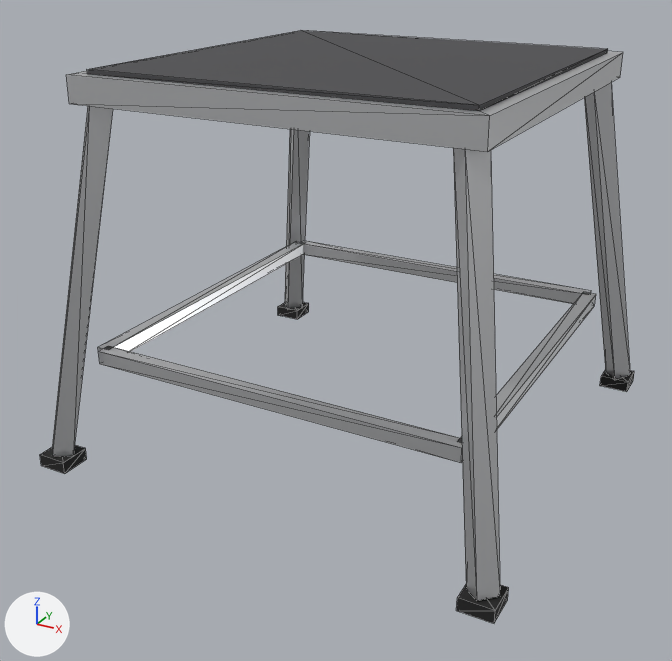
An edit to the glTF model apps/desktop/src/view3d/assets/pit/podium-stand-2ft-low.glb, drawn before and after from the same camera.
Camera for both pictures: a 50 mm camera at (0.648, -1.273, 0.795) aimed at (-0.016, -0.065, 0.191). Arrows for +X, +Y and +Z are at lower left; the lights stay in place. The older version comes first. Mesh edges are drawn as thin lines. Where no turn or scale is listed for an object, it has been applied to the vertices. Vertices at exactly the same position are counted once.

In view in the first picture: 'aluminum', 'rubber', 'tread'.
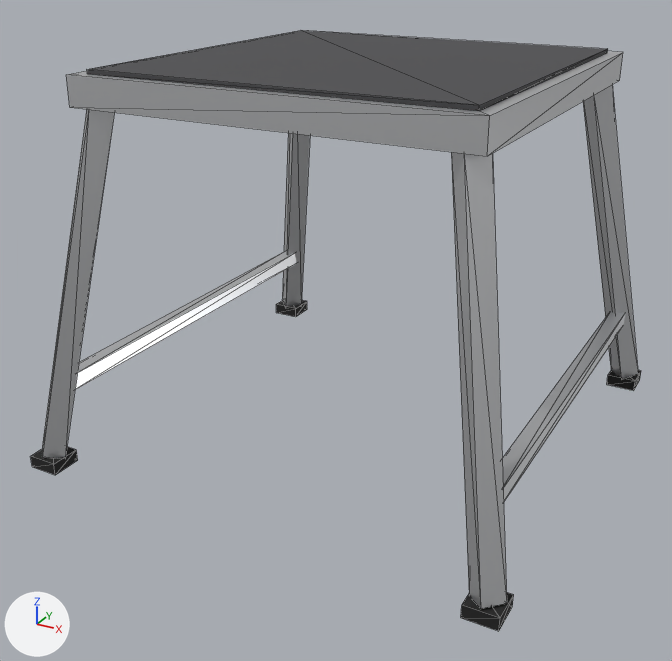
Pixel boxes [x1, y1, x2, y2] of what changed, in the pictures (672 x 661 px; the box of a moved part takes in the faces that stretch with it):
```json
{"object": "aluminum", "change": "reshaped", "before": [52, 51, 630, 601], "after": [42, 51, 638, 609]}
{"object": "rubber", "change": "reshaped", "before": [40, 302, 634, 623], "after": [30, 300, 641, 631]}
{"part": 1, "of": "me_aluminum", "change": "added", "after": [75, 251, 297, 389]}
{"part": 2, "of": "me_aluminum", "change": "added", "after": [502, 311, 625, 502]}
{"part": 3, "of": "me_aluminum", "change": "rebuilt", "before": [584, 83, 630, 378], "after": [583, 85, 638, 378], "on screen": "19% wider"}
{"part": 4, "of": "me_aluminum", "change": "rebuilt", "before": [52, 106, 113, 457], "after": [42, 109, 114, 458], "on screen": "18% wider"}
{"part": 5, "of": "me_aluminum", "change": "rebuilt", "before": [285, 129, 310, 308], "after": [282, 133, 310, 306], "on screen": "12% wider"}
{"part": 6, "of": "me_aluminum", "change": "rebuilt", "before": [453, 148, 500, 601], "after": [451, 152, 507, 609], "on screen": "19% wider"}
{"part": 7, "of": "me_aluminum", "change": "deleted", "before": [98, 241, 303, 353]}
{"part": 8, "of": "me_aluminum", "change": "deleted", "before": [98, 346, 462, 463]}
{"part": 9, "of": "me_aluminum", "change": "deleted", "before": [457, 292, 596, 442]}
{"part": 10, "of": "me_aluminum", "change": "deleted", "before": [300, 241, 591, 304]}
{"part": 11, "of": "me_aluminum", "change": "moved or reshaped", "before": [66, 52, 623, 152], "after": [66, 52, 623, 156]}
```

Edits to the scene script, one JSON object a line:
```json
{"block": "me_aluminum", "where": "# used by ob_aluminum; location = (0.0, 0.0, 0.0)"}
{"op": "remove", "block": "me_aluminum", "code": "me_aluminum.from_pydata(...)  # 72 vertices, 108 faces; spans x -0.377..0.377, y -0.377..0.377, z 0.017..0.604"}
{"op": "add", "block": "me_aluminum", "code": "me_aluminum.from_pydata(...)  # 56 vertices, 84 faces; spans x -0.389..0.389, y -0.389..0.389, z 0.016..0.604"}
{"block": "me_aluminum", "change": "me_aluminum part 1: a new loose piece, a box spanning x -0.357..-0.332, y -0.345..0.345, z 0.127..0.153, in mat_aluminum (light grey #dfe1e3)"}
{"block": "me_aluminum", "change": "me_aluminum part 2: a new loose piece, a box spanning x 0.332..0.357, y -0.345..0.345, z 0.127..0.153, in mat_aluminum (light grey #dfe1e3)"}
{"block": "me_aluminum", "change": "me_aluminum part 3: the loose piece of 8 vertices spanning x 0.252..0.377, y 0.252..0.377, z 0.017..0.568 is rebuilt with 8 vertices and now spans x 0.25..0.389, y 0.25..0.389, z 0.016..0.564"}
{"block": "me_aluminum", "change": "me_aluminum part 4: the loose piece of 8 vertices spanning x -0.377..-0.252, y -0.377..-0.252, z 0.017..0.568 is rebuilt with 8 vertices and now spans x -0.389..-0.25, y -0.389..-0.25, z 0.016..0.564"}
{"block": "me_aluminum", "change": "me_aluminum part 5: the loose piece of 8 vertices spanning x -0.377..-0.252, y 0.252..0.377, z 0.017..0.568 is rebuilt with 8 vertices and now spans x -0.389..-0.25, y 0.25..0.389, z 0.016..0.564"}
{"block": "me_aluminum", "change": "me_aluminum part 6: the loose piece of 8 vertices spanning x 0.252..0.377, y -0.377..-0.252, z 0.017..0.568 is rebuilt with 8 vertices and now spans x 0.25..0.389, y -0.389..-0.25, z 0.016..0.564"}
{"block": "me_aluminum", "change": "me_aluminum part 7: the loose piece of 8 vertices spanning x -0.309..-0.287, y -0.298..0.298, z 0.169..0.191 is deleted"}
{"block": "me_aluminum", "change": "me_aluminum part 8: the loose piece of 8 vertices spanning x -0.298..0.298, y -0.309..-0.287, z 0.169..0.191 is deleted"}
{"block": "me_aluminum", "change": "me_aluminum part 9: the loose piece of 8 vertices spanning x 0.287..0.309, y -0.298..0.298, z 0.169..0.191 is deleted"}
{"block": "me_aluminum", "change": "me_aluminum part 10: the loose piece of 8 vertices spanning x -0.298..0.298, y 0.287..0.309, z 0.169..0.191 is deleted"}
{"block": "me_aluminum", "change": "me_aluminum part 11: 4 vertices removed from x -0.305..0.305, y -0.305..0.305, z 0.565; 4 vertices added at x -0.305..0.305, y -0.305..0.305, z 0.56"}
{"block": "me_rubber", "where": "# used by ob_rubber; location = (0.0, 0.0, 0.0)"}
{"op": "remove", "block": "me_rubber", "code": "me_rubber.from_pydata(...)  # 32 vertices, 48 faces; spans x -0.38..0.38, y -0.38..0.38, z 0.0..0.02"}
{"op": "add", "block": "me_rubber", "code": "me_rubber.from_pydata(...)  # 32 vertices, 48 faces; spans x -0.39..0.39, y -0.39..0.39, z 0.0..0.02"}
{"block": "me_rubber", "change": "me_rubber part 12: the whole mesh is multiplied about its middle by the matrix ((1.028, 0.0, 0.0), (0.0, 1.028, 0.0), (0.0, 0.0, 1.0))"}
```
